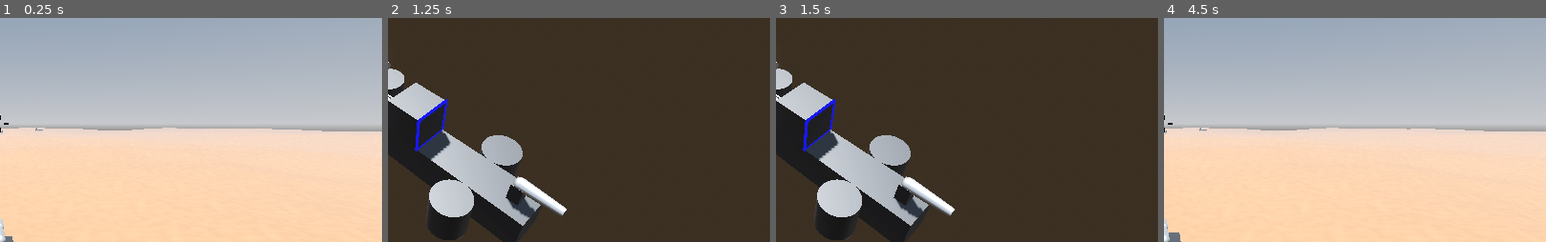
Above: before the commit, frames 1-4 (left to right).
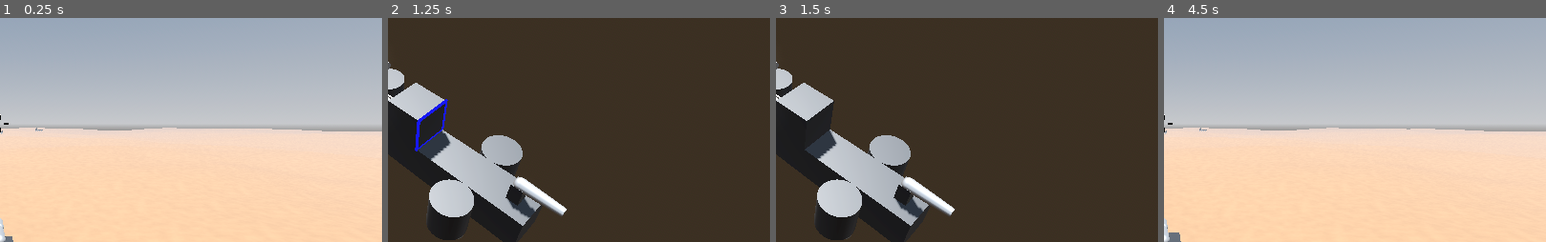
Above: after the commit, the same moments.

Repository: mcjohnalds/metal-skirmish
Game: Godot game, scene res://scenes/main.tscn
Two runs of this game, one before a commit and one after it. Both use one fixed random seed, a clock stepped at 60 frames per second and the inputs below.
Inputs (mouse positions are % of the whole screen's width and height, from its top left):
- Up to frame 1 (0.25 s): no input
- Up to frame 2 (1.25 s): tap Enter at 0.5 s; move the mouse to (55, 50) at 0.52 s; hold W (move_forward) from 0.53 s (still down); hold F (switch_scene) from 0.53 s (still down); click (55, 50) at 0.67 s
- Up to frame 3 (1.5 s): release W (move_forward) at 1.25 s; release F (switch_scene) at 1.25 s; click (3, 5) at 1.25 s
- Up to frame 4 (4.5 s): tap Space at 2, 3.5 s; move the mouse to (30, 55) at 2.02 s; hold S (move_backward) 2.03-2.78 s; tap 1 at 2.1 s; tap Enter at 2.75, 4.25 s; move the mouse to (60, 28) at 2.77 s; hold D (move_right) 2.78-3.53 s; tap 2 at 2.85 s; move the mouse to (45, 70) at 3.52 s; hold W (move_forward) 3.53-4.28 s; tap 3 at 3.6 s; click (45, 70) at 3.67 s; move the mouse to (80, 65) at 4.27 s; hold A (move_left) from 4.28 s (still down); hold F (switch_scene) from 4.28 s (still down)
The pictures show only the part of the screen within x 50-100%, y 26-76%; the shares and areas given below are measured in that part.

Frames 1-2 are identical in both runs. In frame 3, 0.4% of the frame differs, in the area x 7-17%, y 36-64%; in frame 4, nothing differs.

Commit message:
fix vehicle calculations

Diff:
--- a/scripts/garage.gd
+++ b/scripts/garage.gd
@@ -30,6 +30,9 @@
 		block_face_indicator.position = part.position + normal / 2.0
 		var target := block_face_indicator.position + normal
 		Global.safe_look_at(block_face_indicator, target)
+		block_face_indicator.visible = true
+	else:
+		block_face_indicator.visible = false
 
 
 func _input(event):
--- a/scripts/vehicle.gd
+++ b/scripts/vehicle.gd
@@ -25,7 +25,6 @@
 
 
 func _ready() -> void:
-	var part_count := 0
 	var part_position_sum := Vector3.ZERO
 	if is_player:
 		var camera_pivot: CameraPivot = camera_pivot_scene.instantiate()
@@ -65,17 +64,14 @@
 		if is_part:
 			parts.append(child)
 			part_position_sum += child.position
-			part_count += 1
 
 			var shape := CollisionShape3D.new()
 			shape.position = child.position
 			shape.shape = BoxShape3D.new()
 			add_child(shape)
-			# Note that this part can be accessed at parts[shape_index]
-	# TODO: calculate properly
-	center_of_mass = part_position_sum / part_count
-	center_of_mass.y = -0.5
-	mass = 1000.0
+	center_of_mass = part_position_sum / parts.size()
+	center_of_mass.y = center_of_mass.y * 0.5 - 0.5
+	mass = parts.size() * 100.0
 
 
 func _physics_process(delta: float) -> void:
